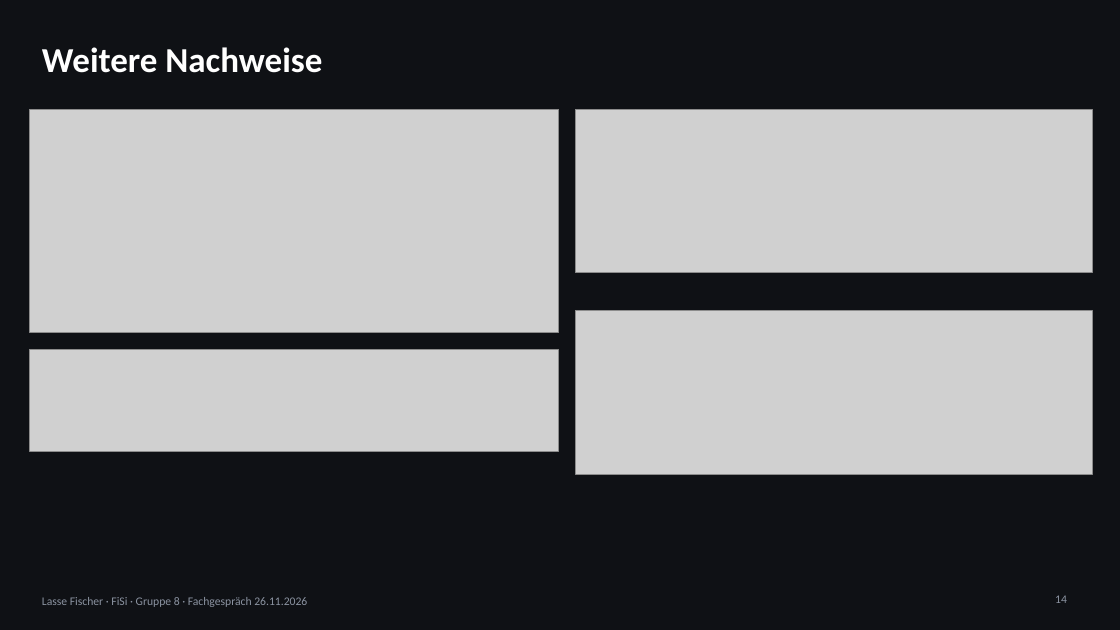
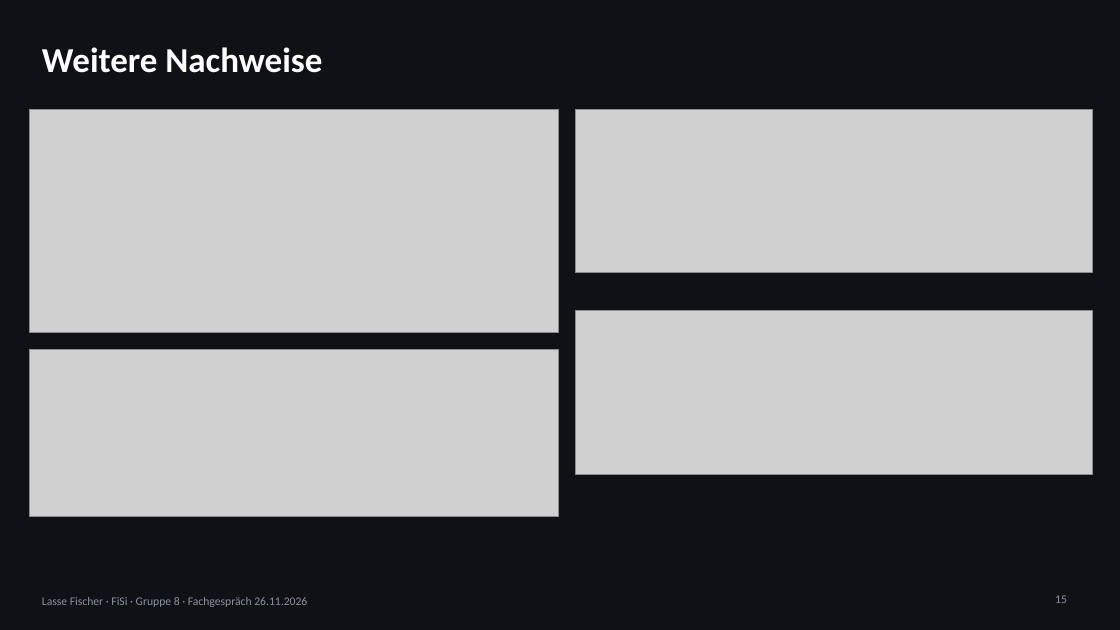
Before and after one commit to 24it1schumacher/Abschlussprojekt_Berufsschule_Gruppe_8, a slide deck: slide 15 of docs/praesentation/Fachgespraech_Lasse_Fischer_2026-11-26.pptx (slide 14 before the commit). Drawn at 1120x630 pixels with LibreOffice and Linux fonts; fonts in the diff are those of the drawing; grey boxes stand for pictures. Boxes give left, top, right and bottom in pixels: in the first picture for what was removed or moved away, otherwise in the second. Text is boxed around its words. In the diff, an @@ line names an element or a change of style, - is before the commit and + after.

```diff
--- a/docs/praesentation/Fachgespraech_Lasse_Fischer_2026-11-26.pptx
+++ b/docs/praesentation/Fachgespraech_Lasse_Fischer_2026-11-26.pptx
@@ picture resized from (x1=29, y1=350, x2=559, y2=451) to (x1=29, y1=350, x2=559, y2=517) @@
@@ page number at (x1=1055, y1=595, x2=1067, y2=603): text changed @@
-14
+15
```
Also in this commit, not shown: 5 other slides changed, 1 slide added, 5 other files.
